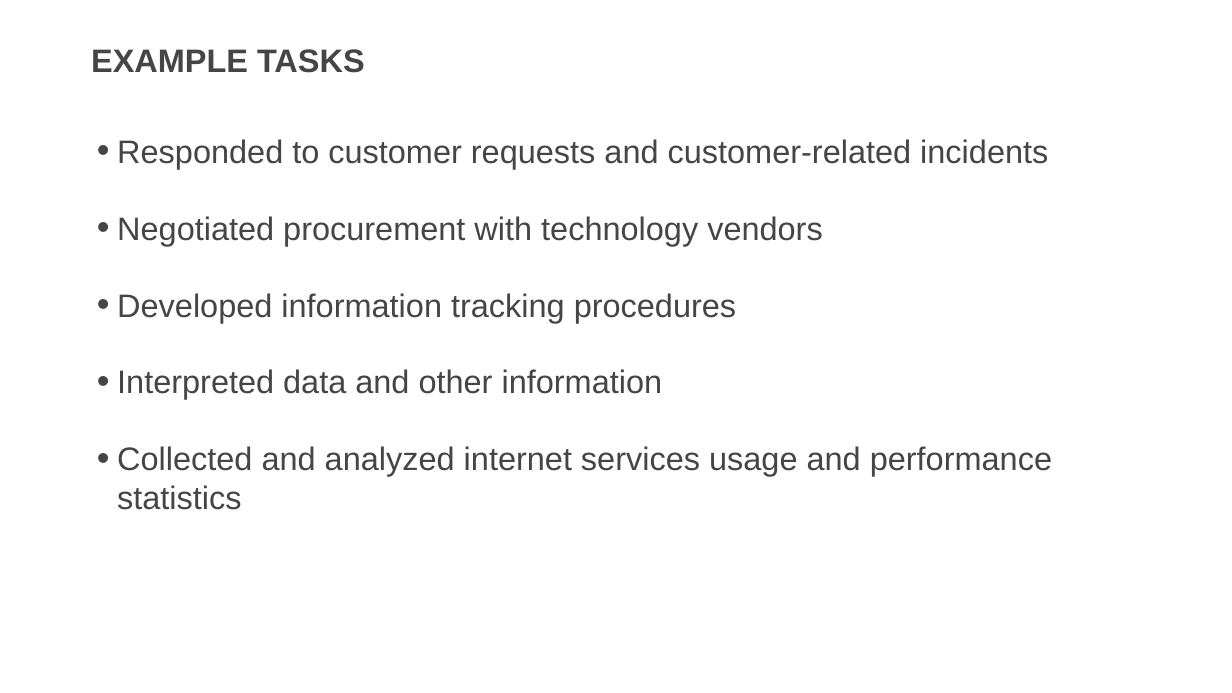
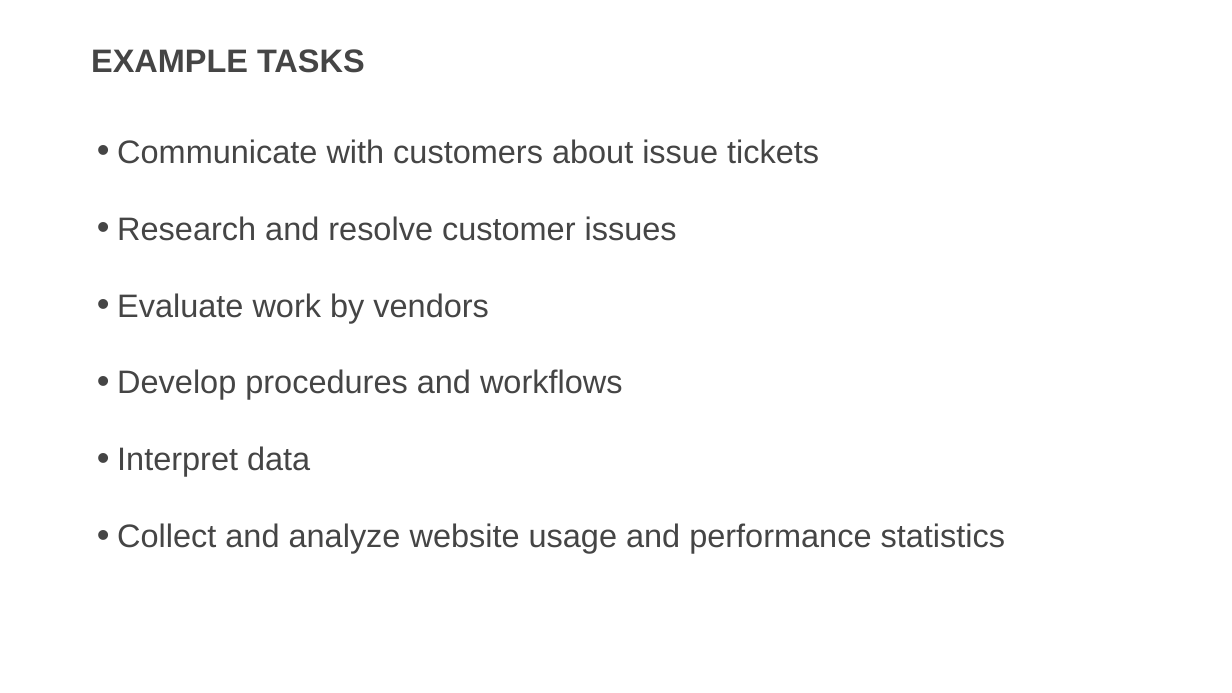
Before and after one commit to usds/SME-QA-Website, a slide deck: slide 8 of toolkit/job-analysis/job-analysis-presentation.pptx. Drawn at 1232x693 pixels with LibreOffice and Linux fonts; fonts in the diff are those of the drawing. Boxes give left, top, right and bottom in pixels: in the first picture for what was removed or moved away, otherwise in the second. Text is boxed around its words. In the diff, an @@ line names an element or a change of style, - is before the commit and + after.

```diff
--- a/toolkit/job-analysis/job-analysis-presentation.pptx
+++ b/toolkit/job-analysis/job-analysis-presentation.pptx
@@ text at [117,139,1005,553]: text changed @@
-• Responded to customer requests and customer-related incidents
-• Negotiated procurement with technology vendors
-• Developed information tracking procedures
-• Interpreted data and other information
-• Collected and analyzed internet services usage and performance statistics
+• Communicate with customers about issue tickets
+• Research and resolve customer issues
+• Evaluate work by vendors
+• Develop procedures and workflows
+• Interpret data
+• Collect and analyze website usage and performance statistics
```
Also in this commit, not shown: 3 other slides changed, 1 slide added, 1 slide removed.
